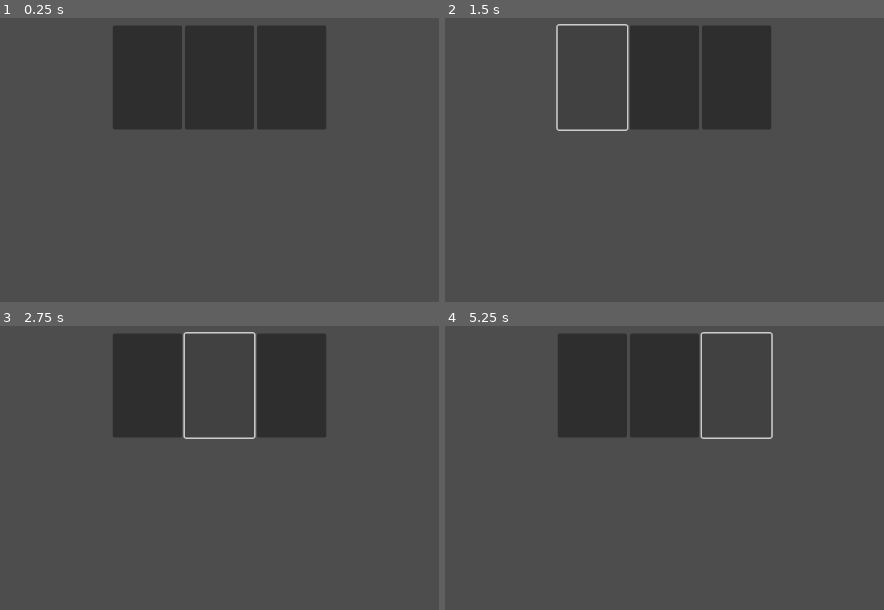
Above: before the commit, frames 1-4 (two rows, left to right).
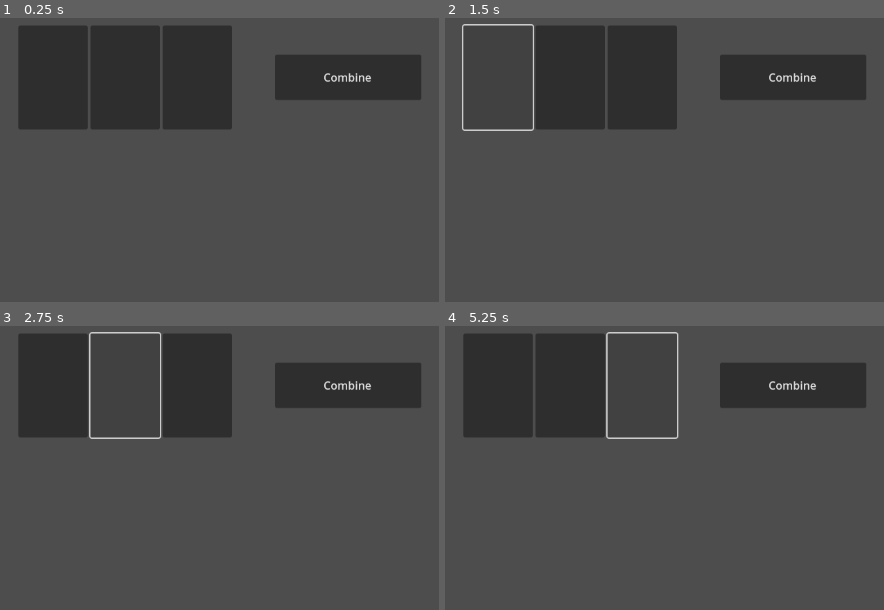
Above: after the commit, the same moments.

Repository: cgo722/PotionBattler
Game: Godot game, scene res://MainScene.tscn
Same seed, same stepped clock (60 frames per second), same inputs: the game is played once before the commit and once after it.
Inputs (mouse positions are in pixels of both pictures, inside the frame that each line leads up to; where the layout moved, square brackets give the same spot in the first picture):
- Up to frame 1 (0.25 s): no input
- Up to frame 2 (1.5 s): click (791, 77) at 0.5 s, where only the run after the commit has a clickable "Combine"; click (497, 77) [594, 77] at 1.25 s
- Up to frame 3 (2.75 s): click (127, 385) [219, 385] at 2 s
- Up to frame 4 (5.25 s): click (642, 385) [734, 385] at 2.75 s; click (497, 385) [594, 385] at 3.5 s; click (572, 385) [664, 385] at 4.25 s; click (642, 385) [734, 385] at 5 s

The runs differ from the first frame. In frame 1, 17% of the frame differs, in the area x 4-96%, y 2-40%; in frame 2, 12%; in frame 3, 14%; in frame 4, 14%.

Commit message:
Created drag and drop system got the discard pile working and got the potion combo working

Diff:
--- a/Gamemanager.gd
+++ b/Gamemanager.gd
@@ -19,9 +19,12 @@
 
 @export var character_resource: Resource # Assign in the editor
 
+@onready var tray_ui = $TrayUi
+
 func _ready():
 	deck = get_node(deck_node_path)
 	show_menu()
+	tray_ui.connect("ingredients_selected", Callable(self, "_on_ingredients_selected"))
 
 func _process(_delta):
 	if Input.is_action_just_pressed("ui_accept"):
@@ -48,6 +51,7 @@
 
 func start_run():
 	state = GameState.RUNNING
+	character_resource.current_health = character_resource.starting_health
 	deck.clear_all()
 	# Add cards from character's starting deck
 	for card_name in character_resource.starting_deck.keys():
@@ -60,7 +64,7 @@
 	for i in range(deck.hand_limit):
 		deck.draw_card()
 	hand_ui.update_hand(deck.hand)
-	print("Run started! Hand: %s" % deck.hand)
+	print("Run started! Hand: %s" % [deck.hand])
 	print("Starting deck:", character_resource.starting_deck)
 	next_phase()
 
@@ -76,18 +80,20 @@
 			state = GameState.ENEMY_TURN
 			enemy_turn()
 		GameState.ENEMY_TURN:
-			state = GameState.END_RUN
-			end_run()
+			if character_resource.current_health <= 0:
+				state = GameState.END_RUN
+				end_run()
+			else:
+				state = GameState.DRAW_PHASE
+				draw_phase()
 		GameState.END_RUN:
 			show_menu()
 
 func draw_phase():
 	print("Draw Phase")
-	var card = deck.draw_card()
-	if card:
-		print("Drew card: %s" % card.card_name)
-	else:
-		print("Cannot draw more cards.")
+	deck.draw_hand()
+	hand_ui.update_hand(deck.hand)
+	print("Hand after draw phase:", deck.hand)
 	next_phase()
 
 func player_turn():
@@ -99,6 +105,7 @@
 
 func enemy_turn():
 	print("Enemy Turn")
+	next_phase()
 	# Implement enemy actions here
 	# After enemy finishes, call next_phase()
 	# next_phase()
@@ -106,3 +113,9 @@
 func end_run():
 	print("End of Run")
 	# Show end screen or summary
+
+func _on_ingredients_selected(ingredients: Array):
+	var combiner_node = get_node(potion_combiner)
+	var result = combiner_node.combine_ingredients(ingredients)
+	print("Potion result: ", result)
+	next_phase()
--- a/PotionCombiner.gd
+++ b/PotionCombiner.gd
@@ -2,41 +2,42 @@
 
 # Example: special recipes by card_name order
 var special_recipes = {
-    ["Mandrake", "Nightshade", "Moonwater"]: {"effect": "Invisibility", "value": 50}
+	["Mandrake", "Nightshade", "Moonwater"]: {"effect": "Invisibility", "value": 50}
 }
 
-func combine_ingredients(ingredients: Array[CardResource]) -> Dictionary:
-    var tag_totals := {}
-    var tag_counts := {}
-    var ingredient_names := []
+func combine_ingredients(ingredients: Array) -> Dictionary:
+	var tag_totals := {}
+	var tag_counts := {}
+	var ingredient_names := []
 
-    for ingredient in ingredients:
-        ingredient_names.append(ingredient.card_name)
-        for tag in ingredient.tags:
-            var effect_val = ingredient.effect_data.get("value", 0)
-            tag_totals[tag] = tag_totals.get(tag, 0) + effect_val
-            tag_counts[tag] = tag_counts.get(tag, 0) + 1
+	for ingredient in ingredients:
+		ingredient_names.append(ingredient.card_name)
+		for tag in ingredient.tags:
+			var effect_val = ingredient.effect_efficency
+			tag_totals[tag] = tag_totals.get(tag, 0) + effect_val
+			tag_counts[tag] = tag_counts.get(tag, 0) + 1
 
-    # Multiply effects for tags with multiple ingredients
-    for tag in tag_totals.keys():
-        if tag_counts[tag] > 1:
-            tag_totals[tag] *= tag_counts[tag]
+	# Multiply effects for tags with multiple ingredients
+	for tag in tag_totals.keys():
+		if tag_counts[tag] > 1:
+			tag_totals[tag] *= tag_counts[tag]
 
-    # Check for special recipes (exact order)
-    for recipe in special_recipes.keys():
-        if ingredient_names == recipe:
-            return special_recipes[recipe]
+	# Check for special recipes (exact order)
+	for recipe in special_recipes.keys():
+		if ingredient_names == recipe:
+			return special_recipes[recipe]
 
-    return tag_totals
+	return tag_totals
+
 func apply_card_effect(card: CardResource, target: Node):
-    match card.effectID:
-        1000: target.apply_burn(card.effect_efficency)
-        1001: target.take_damage(card.effect_efficency)
-        1002: target.heal(card.effect_efficency)
-        1003: target.apply_poison(card.effect_efficency)
-        1004: target.add_armor(card.effect_efficency)
-        1005: target.apply_chaos(card.effect_efficency)
-        1006: target.draw_cards(card.effect_efficency)
-        1007: target.discard_cards(card.effect_efficency)
-        _:
-            print("Unknown effectID: %s" % card.effectID)
+	match card.effectID:
+		1000: target.apply_burn(card.effect_efficency)
+		1001: target.take_damage(card.effect_efficency)
+		1002: target.heal(card.effect_efficency)
+		1003: target.apply_poison(card.effect_efficency)
+		1004: target.add_armor(card.effect_efficency)
+		1005: target.apply_chaos(card.effect_efficency)
+		1006: target.draw_cards(card.effect_efficency)
+		1007: target.discard_cards(card.effect_efficency)
+		_:
+			print("Unknown effectID: %s" % card.effectID)
--- /dev/null
+++ b/Scenes/CardUI.gd
@@ -0,0 +1,7 @@
+extends Button
+
+func _get_drag_data(_pos):
+    var drag_preview = duplicate() # Or create a custom preview node
+    set_drag_preview(drag_preview)
+    var card_data = {} # Replace with actual card data as needed
+    return card_data
--- a/Scenes/Deck/Cards/Deathcap.tres
+++ b/Scenes/Deck/Cards/Deathcap.tres
@@ -7,7 +7,7 @@
 card_name = "Deathcap"
 description = ""
 rarity = "Common"
-tags = Array[String]([])
+tags = Array[String](["Poison"])
 effectID = 1003
 effect_efficency = 5
 card_text = ""
--- a/Scenes/Deck/Cards/Firebloom.tres
+++ b/Scenes/Deck/Cards/Firebloom.tres
@@ -7,7 +7,7 @@
 card_name = "Firebloom"
 description = ""
 rarity = "Common"
-tags = Array[String]([])
+tags = Array[String](["Burn"])
 effectID = 1000
 effect_efficency = 5
 card_text = ""
--- /dev/null
+++ b/Scenes/Deck/Characters/Character.tscn
@@ -0,0 +1,6 @@
+[gd_scene load_steps=2 format=3 uid="uid://c7rq8ekq0qmal"]
+
+[ext_resource type="Script" uid="uid://dyrshqmc28m3" path="res://Scenes/Deck/Characters/character.gd" id="1_aise2"]
+
+[node name="Character" type="Node2D"]
+script = ExtResource("1_aise2")
--- a/Scenes/Deck/Characters/CharacterResource.gd
+++ b/Scenes/Deck/Characters/CharacterResource.gd
@@ -3,3 +3,5 @@
 
 @export var character_name: String
 @export var starting_deck: Dictionary = {} # { "Firebloom": 3, "Frogsweat": 2 }
+@export var starting_health: int = 100
+@export var current_health: int = 100
--- a/Scenes/Deck/Characters/Test.tres
+++ b/Scenes/Deck/Characters/Test.tres
@@ -6,6 +6,9 @@
 script = ExtResource("1_liss2")
 character_name = "Test"
 starting_deck = {
-"Firebloom": 10
+"Deathcap": 5,
+"Firebloom": 5
 }
+starting_health = 100
+current_health = 100
 metadata/_custom_type_script = "uid://dthp3el6slhs8"
--- /dev/null
+++ b/Scenes/Deck/Characters/character.gd
@@ -0,0 +1,33 @@
+extends Node2D
+
+@export var character_resource: Resource # Assign your CharacterResource in the editor
+
+var current_health: int
+var max_health: int
+
+func _ready():
+    if character_resource:
+        current_health = character_resource.current_health
+        max_health = character_resource.max_health
+
+func take_damage(amount: int):
+    current_health = max(current_health - amount, 0)
+    print("Took", amount, "damage. Health:", current_health)
+
+func heal(amount: int):
+    current_health = min(current_health + amount, max_health)
+    print("Healed", amount, "Health:", current_health)
+
+func apply_burn(amount: int):
+    take_damage(amount)
+    print("Burned for", amount)
+
+func apply_poison(amount: int):
+    # Implement poison logic
+    pass
+
+func add_armor(amount: int):
+    # Implement armor logic
+    pass
+
+# Add more as needed
--- a/Scenes/Deck/Deck.gd
+++ b/Scenes/Deck/Deck.gd
@@ -9,43 +9,54 @@
 @export var hand_limit: int = 5     # Max cards in hand
 
 func shuffle_deck():
-    deck.shuffle()
+	deck.shuffle()
 
 func draw_card():
-    if deck.is_empty():
-        reshuffle_discard_into_deck()
-    if deck.is_empty():
-        return null
-    var card = deck.pop_front()
-    if hand.size() >= hand_limit:
-        # Overdraw: discard the oldest card in hand
-        var oldest = hand.pop_front()
-        discard.append(oldest)
-    hand.append(card)
-    return card
+	if deck.is_empty():
+		reshuffle_discard_into_deck()
+	if deck.is_empty():
+		return null
+	var card = deck.pop_front()
+	if hand.size() >= hand_limit:
+		# Overdraw: discard the oldest card in hand
+		var oldest = hand.pop_front()
+		discard.append(oldest)
+	hand.append(card)
+	return card
+
+func draw_hand():
+	while hand.size() < hand_limit:
+		var card = draw_card()
+		if card == null:
+			break
+
 
 func discard_card(card):
-    if card in hand:
-        hand.erase(card)
-        discard.append(card)
+	if card in hand:
+		hand.erase(card)
+	discard.append(card)
 
 func reshuffle_discard_into_deck():
-    deck += discard
-    discard.clear()
-    shuffle_deck()
+	print("Reshuffling. Discard size:", discard.size())
+	if discard.size() == 0:
+		return
+	for card in discard:
+		deck.append(card)
+	discard.clear()
+	shuffle_deck()
 
 func add_card_to_deck(card):
-    deck.append(card)
+	deck.append(card)
 
 func remove_card_from_deck(card):
-    if card in deck:
-        deck.erase(card)
+	if card in deck:
+		deck.erase(card)
 
 func clear_all():
-    deck.clear()
-    hand.clear()
-    discard.clear()
+	deck.clear()
+	hand.clear()
+	discard.clear()
 
 func remove_card_from_hand(card):
-    if card in hand:
-        hand.erase(card)
+	if card in hand:
+		hand.erase(card)
--- a/Scenes/Deck/card_ui.gd
+++ b/Scenes/Deck/card_ui.gd
@@ -7,6 +7,11 @@
 func setup(card_resource: CardResource):
 	card = card_resource
 	text = card.card_name
+
+func _get_drag_data(_pos):
+	var drag_preview = duplicate()
+	set_drag_preview(drag_preview)
+	return card
 
 func _pressed():
 	var tray_ui = get_node(tray_ui_path)
--- /dev/null
+++ b/Scenes/TreySlot.gd
@@ -0,0 +1,19 @@
+extends Button
+
+var card: CardResource = null
+
+func _can_drop_data(_pos, data):
+    return typeof(data) == TYPE_OBJECT and data is CardResource
+
+func _drop_data(_pos, data):
+    set_card(data)
+
+func set_card(card_resource: CardResource):
+    card = card_resource
+    set_meta("card", card)
+    modulate = Color(1, 1, 1)
+    for child in get_children():
+        child.queue_free()
+    var label = Label.new()
+    label.text = card.card_name
+    add_child(label)
--- a/Scenes/TreyUI.tscn
+++ b/Scenes/TreyUI.tscn
@@ -1,6 +1,7 @@
-[gd_scene load_steps=2 format=3 uid="uid://diy7dm8wv1hs1"]
+[gd_scene load_steps=3 format=3 uid="uid://diy7dm8wv1hs1"]
 
 [ext_resource type="Script" uid="uid://coiasx8g77t7" path="res://Scenes/trey_ui.gd" id="1_vvg1x"]
+[ext_resource type="Script" uid="uid://dgkvyafk5erii" path="res://Scenes/TreySlot.gd" id="2_lrb4w"]
 
 [node name="TrayUi" type="HBoxContainer"]
 anchors_preset = 8
@@ -19,11 +20,27 @@
 [node name="Slot0" type="Button" parent="."]
 custom_minimum_size = Vector2(100, 150)
 layout_mode = 2
+script = ExtResource("2_lrb4w")
 
 [node name="Slot1" type="Button" parent="."]
 custom_minimum_size = Vector2(100, 150)
 layout_mode = 2
+script = ExtResource("2_lrb4w")
 
 [node name="Slot2" type="Button" parent="."]
 custom_minimum_size = Vector2(100, 150)
 layout_mode = 2
+script = ExtResource("2_lrb4w")
+
+[node name="MarginContainer" type="MarginContainer" parent="."]
+custom_minimum_size = Vector2(54.3, 0)
+layout_mode = 2
+
+[node name="VBoxContainer" type="VBoxContainer" parent="."]
+layout_mode = 2
+alignment = 1
+
+[node name="CombineButton" type="Button" parent="VBoxContainer"]
+custom_minimum_size = Vector2(210.98, 65.44)
+layout_mode = 2
+text = "Combine"
--- a/Scenes/trey_ui.gd
+++ b/Scenes/trey_ui.gd
@@ -2,11 +2,12 @@
 
 @export var hand_ui_path: NodePath # Set this to your HandUi node in the editor
 var slots: Array = []
-
+signal ingredients_selected(ingredients: Array)
 func _ready():
 	slots = [get_node("Slot0"), get_node("Slot1"), get_node("Slot2")]
 	for slot in slots:
 		slot.connect("pressed", Callable(self, "_on_slot_pressed").bind(slot))
+	get_node("VBoxContainer/CombineButton").connect("pressed", Callable(self, "on_combine_pressed"))
 
 func add_card_to_tray(card: CardResource) -> bool:
 	for slot in slots:
@@ -43,3 +44,17 @@
 		for child in slot.get_children():
 			child.queue_free()
 		slot.modulate = Color(0.5, 0.5, 0.5)
+
+func on_combine_pressed():
+	var ingredients: Array = []
+	var deck = get_tree().get_root().get_node("Gamemanager").deck
+	for slot in slots:
+		var card = slot.get_meta("card")
+		if card:
+			ingredients.append(card)
+			deck.discard_card(card) # Discard the card after combining
+	if ingredients.size() > 0:
+		emit_signal("ingredients_selected", ingredients)
+		clear_tray()
+	else:
+		print("No ingredients to combine!")
Not shown, added: Scenes/CardUI.gd.uid
Not shown, added: Scenes/Deck/Characters/character.gd.uid
Not shown, added: Scenes/TreySlot.gd.uid
